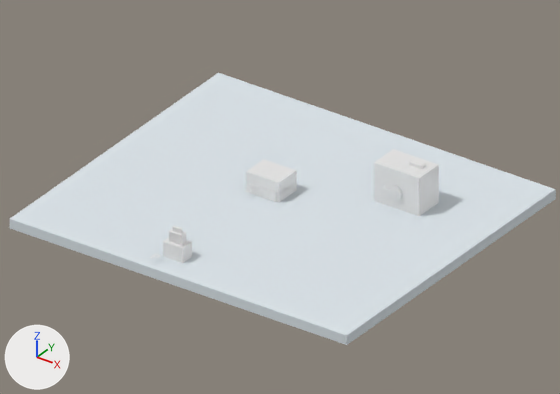
Two versions of the Blender file assets/blender/connector.blend, one commit apart.
Before and after are seen from the file's camera 'Camera'. The axes (+X, +Y, +Z) are drawn at lower left. The lights are the same throughout. The picture after the commit comes second.

In view in the first picture: 'Bench', 'HC_LABEL_P', 'geometry_0', 'geometry_0.001', 'geometry_0.002'.
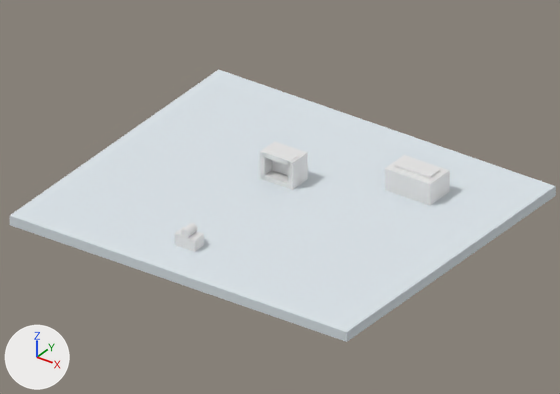
ob_hc_p is not drawn itself; it is the parent of ob_world.
ob_hc_s is not drawn itself; it is the parent of ob_world_001.
ob_hc_c is not drawn itself; it is the parent of ob_world_002.

Where the newer file only moved an object's origin or applied its transform, the numbers keep the older frame.

The change, as a list of edits to the scene's bpy script:
```text
Add mat_hclabelmat:
    mat_hclabelmat = principled_material('HCLabelMat')
    mat_hclabelmat.base_color = (0.85, 0.38, 0.06)  # orange #eda645
    mat_hclabelmat.emission_color = (0.98, 0.45, 0.08)  # orange #fdb350
    mat_hclabelmat.emission_strength = 1.0
Change me_geometry_0:
    used by ob_geometry_0; parent = ob_world; location = (0.0, 0.0, 0.0)
    remove me_geometry_0.from_pydata(...)  # 122 vertices, 228 faces; spans x -0.02..0.02, y -0.033..-0.007, z -0.035..0.048
    add me_geometry_0.from_pydata(...)  # 122 vertices, 228 faces; spans x -0.02..0.02, y -0.035..0.048, z 0.0..0.026
    me_geometry_0 part 1: the whole mesh is turned -90 degrees about the x axis through its middle, then moved by (0.0, 0.0265, 0.0065)
Change me_geometry_0_002:
    used by ob_geometry_0_002; parent = ob_world_002; location = (0.0, 0.0, 0.0)
    remove me_geometry_0_002.from_pydata(...)  # 122 vertices, 228 faces; spans x -0.045..0.045, y -0.0595..-0.0005, z -0.044..0.046
    add me_geometry_0_002.from_pydata(...)  # 122 vertices, 228 faces; spans x -0.045..0.045, y -0.044..0.046, z -0.025..0.034
    me_geometry_0_002 part 2: the whole mesh is turned -90 degrees about the x axis through its middle, then moved by (0.0, 0.031, 0.0035)
Change txt_text_002:
    add txt_text_002.materials.append(mat_hclabelmat)  # orange #eda645, glowing orange #fdb350
    add txt_text_002.offset = 0.0008
    add txt_text_002.extrude = 0.006
    txt_text_002.size: 0.026 -> 0.055
Change txt_text:
    add txt_text.materials.append(mat_hclabelmat)  # orange #eda645, glowing orange #fdb350
    add txt_text.offset = 0.0008
    add txt_text.extrude = 0.006
    txt_text.size: 0.026 -> 0.055
Change txt_text_001:
    add txt_text_001.materials.append(mat_hclabelmat)  # orange #eda645, glowing orange #fdb350
    add txt_text_001.offset = 0.0008
    add txt_text_001.extrude = 0.006
    txt_text_001.size: 0.026 -> 0.055
Change ob_hc_p:
    ob_hc_p.rotation_euler: (0.0, 0.0, 0.0) -> (-1.571, 0.0, 0.0)  # degrees (0, 0, 0) -> degrees (-90, 0, 0)
Change ob_hc_s:
    ob_hc_s.rotation_euler: (0.0, 0.0, 0.0) -> (-1.571, 0.0, 0.0)  # degrees (0, 0, 0) -> degrees (-90, 0, 0)
Change ob_hc_c:
    ob_hc_c.location: (0.16, 0.23, 0.025) -> (0.16, 0.23, 0.0)
    ob_hc_c.rotation_euler: (0.0, 0.0, 0.0) -> (-1.571, 0.0, 0.0)  # degrees (0, 0, 0) -> degrees (-90, 0, 0)
Change ob_bench:
    ob_bench.location: (0.0, 0.08, -0.015) -> (0.0, 0.08, -0.009)
Change ob_hc_label_c:
    ob_hc_label_c.location: (0.134, 0.165, 0.029) -> (0.11, 0.131, 0.071)
Change ob_hc_label_p:
    ob_hc_label_p.location: (-0.066, -0.205, 0.004) -> (-0.065, -0.23, 0.038)
Change ob_hc_label_s:
    ob_hc_label_s.location: (-0.066, 0.065, 0.004) -> (-0.077, 0.064, 0.064)
```

Pixel boxes (x1, y1, x2, y2) of what changed, in the pictures (560 x 394 px):
'Bench', moved
    before: (10, 73, 556, 345)
    after: (10, 69, 556, 342)
'geometry_0.002', reshaped, moved, turned
    before: (374, 149, 439, 216)
    after: (385, 155, 450, 205)
'geometry_0.001', turned
    before: (246, 159, 297, 203)
    after: (260, 142, 308, 190)
'geometry_0', reshaped, moved, turned
    before: (163, 226, 192, 263)
    after: (175, 223, 204, 252)
'HC_LABEL_P', no longer drawn
    before: (150, 254, 160, 258)
